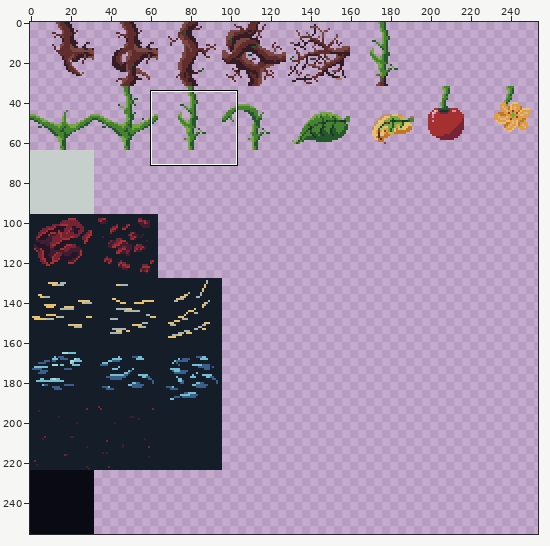
Pixel-art file, stored at Assets/Sprites/tiles.aseprite. The picture above shows the old version from afar; the outline marks the close-up.
Close-up. As it was:
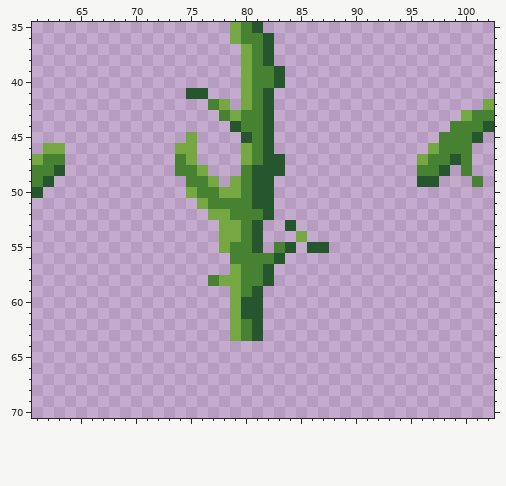
256x256 pixels, 1 frame. Shown: x 61..102, y 35..70. The wide view leaves out empty margins.
The same view after the edit:
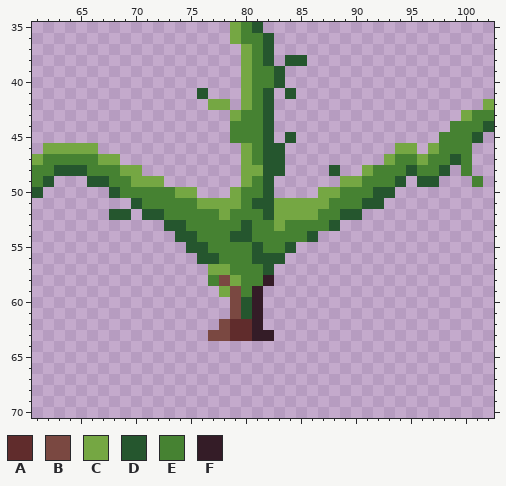
Palette (. is transparent): A #602c2c  B #7a4841  C #75a743  D #25562e  E #468232  F #341c27
What changed:
Changed rows in their new state; - is an unchanged pixel.
Layer "tiles":
first column x 64:
38 --------------------DD----------
41 -----------.--------D-----------
42 -------------C------------------
43 --------------.-----------------
44 ---------------E----------------
45 -----------.---EE---D-----------
46 CCC-------..-------D----------CC
47 EEECC-----..-----------------CEE
48 DDEEECC---...---CC------D--CEEED
49 --DDEECCC--...-.CE-------CCEEED-
50 ----DEEEEEC-...--E-----CCEEEDD--
51 ------DEEEEE-CCC---CCCCCEEEDD---
52 ----DD-DDEEEEE-----CCCCEEDD-----
53 ---------DDEEEEEDEECEEEED-------
54 ----------DDEEEDDEEEEED---------
55 -----------DDEE---E---..--------
56 ------------DDE--DD-------------
57 -------------CCE----------------
58 --------------B---F-------------
59 --------------CB-F--------------
60 ---------------B-F--------------
61 ---------------B-F--------------
62 --------------BAAF--------------
63 -------------BBAAFF-------------
Changed places in both close-ups, as pixel boxes (x1, y1, x2, y2):
changed: (65, 55, 417, 341)
